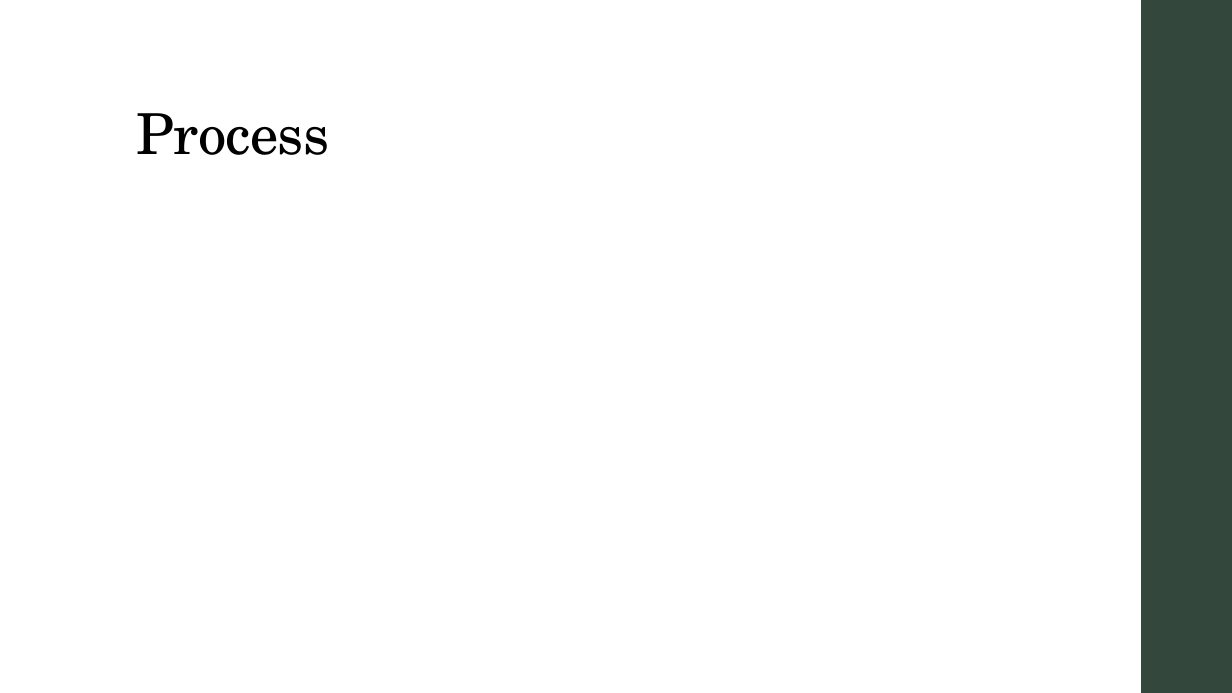
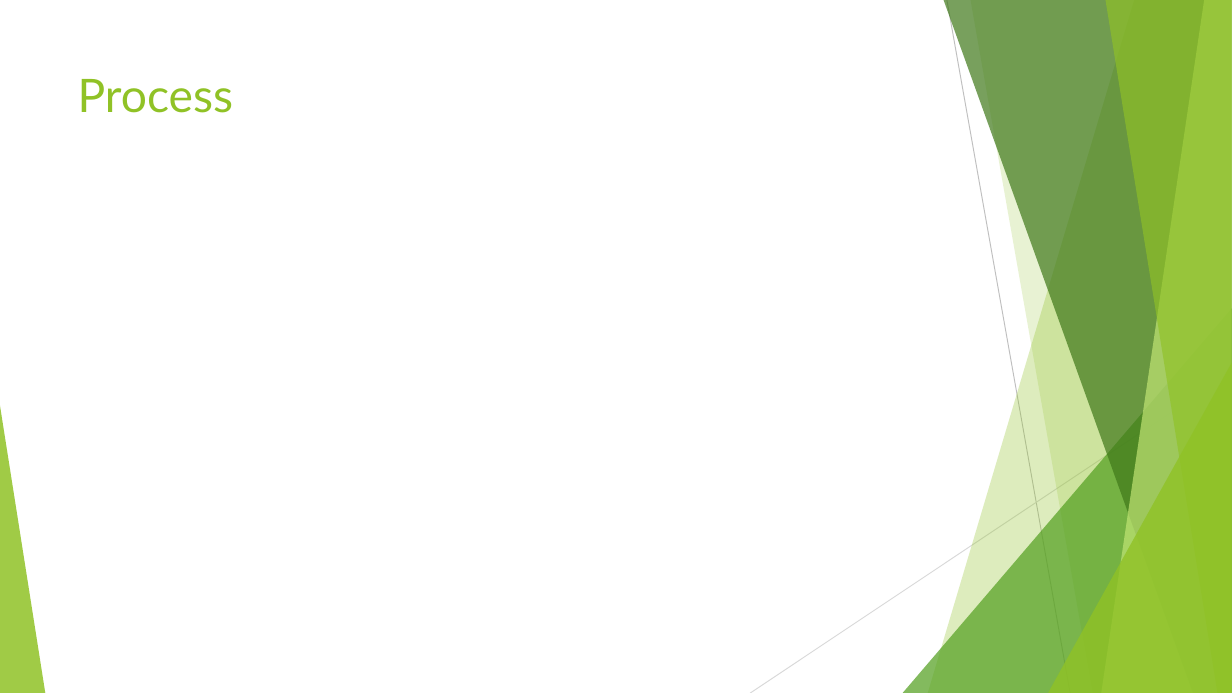
Before and after one commit to C-Strunge/3.SemesterSWD-Eksamen.Final, a slide deck: slide 6 of The Next præsentation.pptx. Drawn at 1232x693 pixels with LibreOffice and Linux fonts; fonts in the diff are those of the drawing. Boxes give left, top, right and bottom in pixels: in the first picture for what was removed or moved away, otherwise in the second. Text is boxed around its words. In the diff, an @@ line names an element or a change of style, - is before the commit and + after.

```diff
--- a/The Next præsentation.pptx
+++ b/The Next præsentation.pptx
@@ rectangle removed at [1141, 0, 1232, 693] @@
@@ title "Process": place and size @@
-title "Process" at [137, 113, 330, 155]
+title "Process" at [78, 79, 233, 113]
@@ title "Process" at [78, 79, 233, 113]: size 44 to 36 pt, font TeX Gyre Schola to Lato, text colour #000000 to #90C226, letter spacing -0.5 to 0 pt; line spacing 0.9 to 1; vertical alignment bottom to top @@
@@ group added at [0, 0, 1232, 693]: 5 freeform shapes, 3 triangles, 2 lines @@
```
Also in this commit, not shown: 3 other slides changed, 2 slides added, 2 slides removed, 2 other files.
